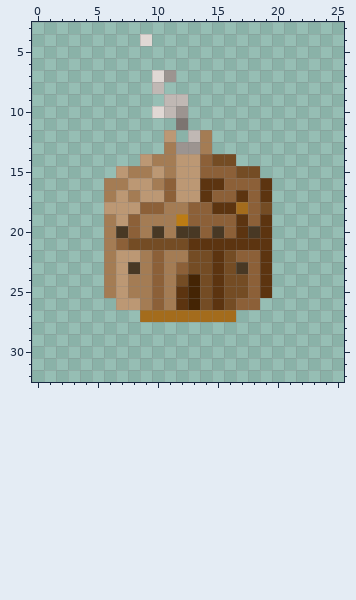
Two states of a pixel-art sprite, Master of Magic Caster Windows Eons/Data/Building41_1.png. The picture above was drawn from the file before the commit.
The file is 40x33 pixels. Shown: x 0..25, y 3..32. The old version is drawn lined up with the new one.
Now the later version:
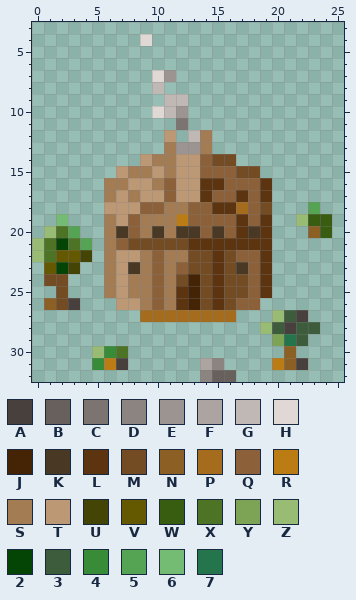
Palette (. is transparent): A #48403c  B #68605c  C #7c7470  D #8c8480  E #9c9490  F #aca4a0  G #c0b8b4  H #e0d8d4  J #442404  K #483824  L #5c3410  M #744c24  N #8c6024  P #a46c1c  Q #8c6038  R #bc7c14  S #a47c54  T #bc9874  U #444404  V #645800  W #385c10  X #4c7424  Y #7ca454  Z #98bc74  2 #044404  3 #3c5c3c  4 #388c38  5 #54a454  6 #74bc74  7 #24744c
The edit:
whole drawing moved by +6,-5 (the old picture is shown already moved)
Changed rows in their new state; - is an unchanged pixel.
first column x 0:
18 -----------------------5-
19 --6-------------------ZWW
20 -ZX5-------------------NW
21 ZX2X5--------------------
22 ZXVVU--------------------
23 -V2U---------------------
24 -MM----------------------
25 --M----------------------
26 -NMA---------------------
27 --------------------Z3A--
28 -------------------Z3A33-
29 --------------------Y73--
30 -----Z4X-------------N---
31 -----4RA------FD----RNA--
32 --------------DBB--------
